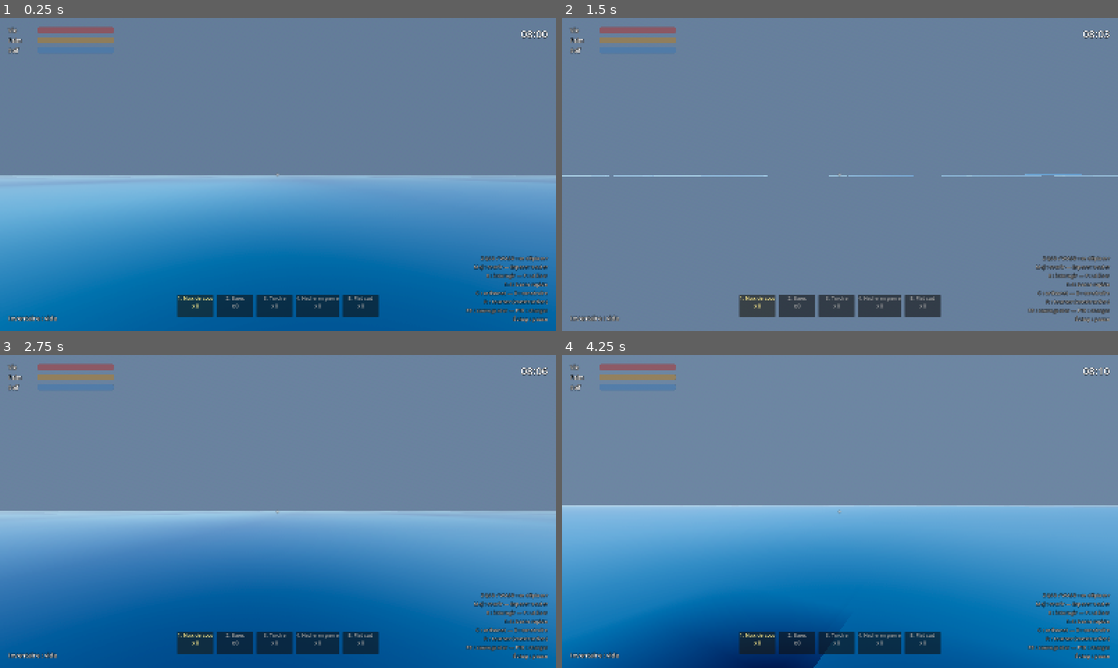
Above: before the commit, frames 1-4 (two rows, left to right).
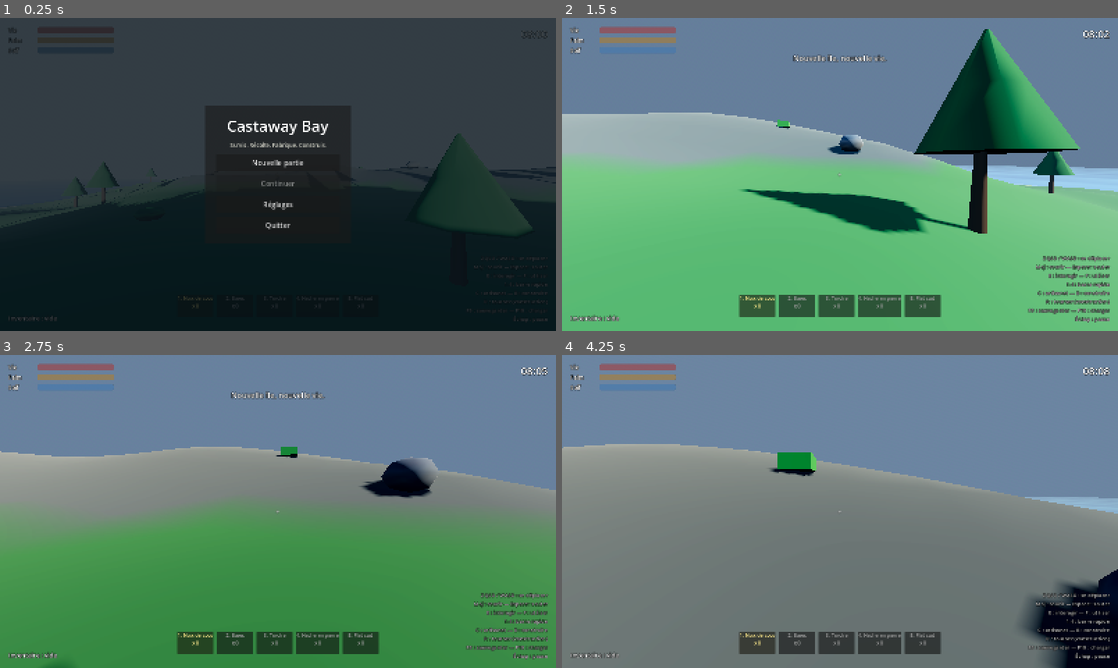
Above: after the commit, the same moments.

Repository: WinnyKing57/castaway-bay
Game: Godot game, scene res://main.tscn
Two runs of this game, one before a commit and one after it. Both use one fixed random seed, a clock stepped at 60 frames per second and the inputs below.
Inputs (mouse positions are in pixels of both pictures, inside the frame that each line leads up to):
- Up to frame 1 (0.25 s): no input
- Up to frame 2 (1.5 s): click (840, 161) at 0.5 s, where only the run after the commit has a clickable "Nouvelle partie"; tap Enter (ui_accept) at 1.25 s; move the mouse to (867, 174) at 1.27 s; hold W (move_forward) from 1.28 s (still down); hold Page Down (build_level_down) from 1.28 s (still down); click (867, 174) at 1.42 s
- Up to frame 3 (2.75 s): keep holding W (move_forward); tap Space (jump) at 1.52, 2.27 s; move the mouse to (250, 511) at 2.02 s; release Page Down (build_level_down) at 2.03 s; tap V (build_level_lock) at 2.1 s
- Up to frame 4 (4.25 s): keep holding W (move_forward); move the mouse to (851, 505) at 2.77 s; hold Page Up (build_level_up) 2.78-3.53 s; move the mouse to (834, 517) at 3.52 s; tap E (interact) at 3.6 s; click (834, 517) at 3.67 s; tap Space (jump) at 3.77 s

The runs differ from the first frame. In frame 1, 100% of the frame differs, in the area x 0-100%, y 0-100%; in frame 2, 66%; in frame 3, 66%; in frame 4, 64%.
Error before the commit: Parse Error: Cannot infer the type of "x" variable because the value doesn't have a set type. (res://world/island.gd:255)

Commit message:
task snapshot 02f59e1c-c672-4857-8804-96da2eac5737

Diff:
--- a/data/buildables/chest.tres
+++ b/data/buildables/chest.tres
@@ -6,5 +6,5 @@
 display_name = "Coffre"
 description = "Coffre de stockage en planches."
 kind = "chest"
-costs = {"wood": 5, "fiber": 3}
+costs = {"wood": 5, "cloth": 2}
 grid_size = 1
--- a/data/buildables/generator.tres
+++ b/data/buildables/generator.tres
@@ -10,6 +10,7 @@
 kind = "generator"
 costs = {
 "wood": 4,
-"stone": 2
+"stone": 2,
+"electronics": 1
 }
 grid_size = 1
--- a/data/items/cloth.tres
+++ b/data/items/cloth.tres
@@ -7,5 +7,5 @@
 id = "cloth"
 display_name = "Tissu"
 description = "Tissu récupéré, utilisé pour le rangement, les outils et les vêtements."
-category = "outil"
+category = "construction"
 max_stack = 99
--- a/data/items/electronics.tres
+++ b/data/items/electronics.tres
@@ -7,6 +7,6 @@
 id = "electronics"
 display_name = "Électronique"
 description = "Composants électroniques pour ateliers et réparations avancées."
-category = "outil"
+category = "construction"
 max_stack = 50
 value = 60
--- /dev/null
+++ b/data/recipes/electronics.tres
@@ -0,0 +1,18 @@
+[gd_resource type="Resource" script_class="RecipeData" load_steps=2 format=3]
+
+[ext_resource type="Script" path="res://data/recipe_data.gd" id="1_recipe"]
+
+[resource]
+script = ExtResource("1_recipe")
+id = "electronics"
+display_name = "Électronique"
+description = "Assemblage de métal fin et de fibres conductrices. Requis pour le générateur."
+inputs = {
+"metal": 2,
+"cloth": 2
+}
+outputs = {
+"electronics": 1
+}
+craft_time = 6.0
+required_station = "furnace"
--- /dev/null
+++ b/data/recipes/fuel.tres
@@ -0,0 +1,18 @@
+[gd_resource type="Resource" script_class="RecipeData" load_steps=2 format=3]
+
+[ext_resource type="Script" path="res://data/recipe_data.gd" id="1_recipe"]
+
+[resource]
+script = ExtResource("1_recipe")
+id = "fuel"
+display_name = "Carburant"
+description = "Mélange distillé de bois et de fibre, prêt à alimenter le moteur du bateau."
+inputs = {
+"wood": 3,
+"fiber": 2
+}
+outputs = {
+"fuel": 1
+}
+craft_time = 4.0
+required_station = "campfire"
--- a/world/island.gd
+++ b/world/island.gd
@@ -173,8 +173,8 @@
 	for radius in candidates:
 		for step in 12:
 			var angle := step * TAU / 12.0 + rng.randf() * 0.4
-			var x := cos(angle) * radius * 8.0
-			var z := sin(angle) * radius * 8.0
+			var x: float = cos(angle) * radius * 8.0
+			var z: float = sin(angle) * radius * 8.0
 			var height := get_height_at(x, z)
 			if height >= 0.8 and height < 2.6:
 				var prop := Harvestable.new()
@@ -252,8 +252,8 @@
 	for radius in [40.0, 50.0, 60.0, 70.0, 80.0, 95.0]:
 		for step in 16:
 			var angle := step * TAU / 16.0
-			var x := cos(angle) * radius
-			var z := sin(angle) * radius
+			var x: float = cos(angle) * radius
+			var z: float = sin(angle) * radius
 			if get_height_at(x, z) < SEA_LEVEL - 1.0:
 				boat.global_position = Vector3(x, SEA_LEVEL - 0.8, z)
 				return
Not shown, changed: icon.svg.import
Not shown, changed: run.sh
